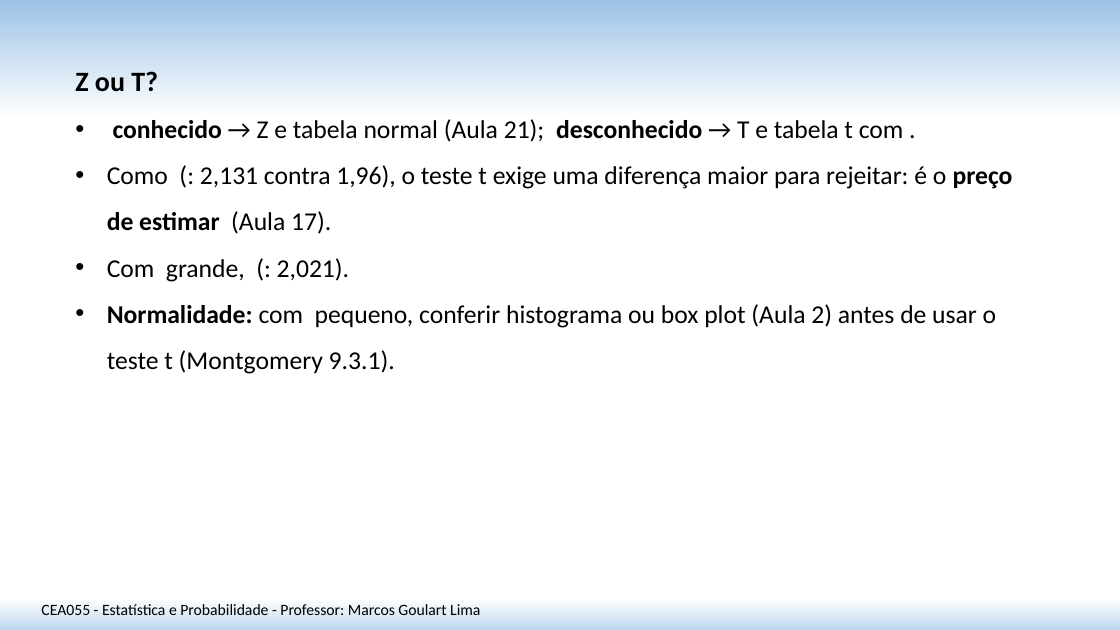
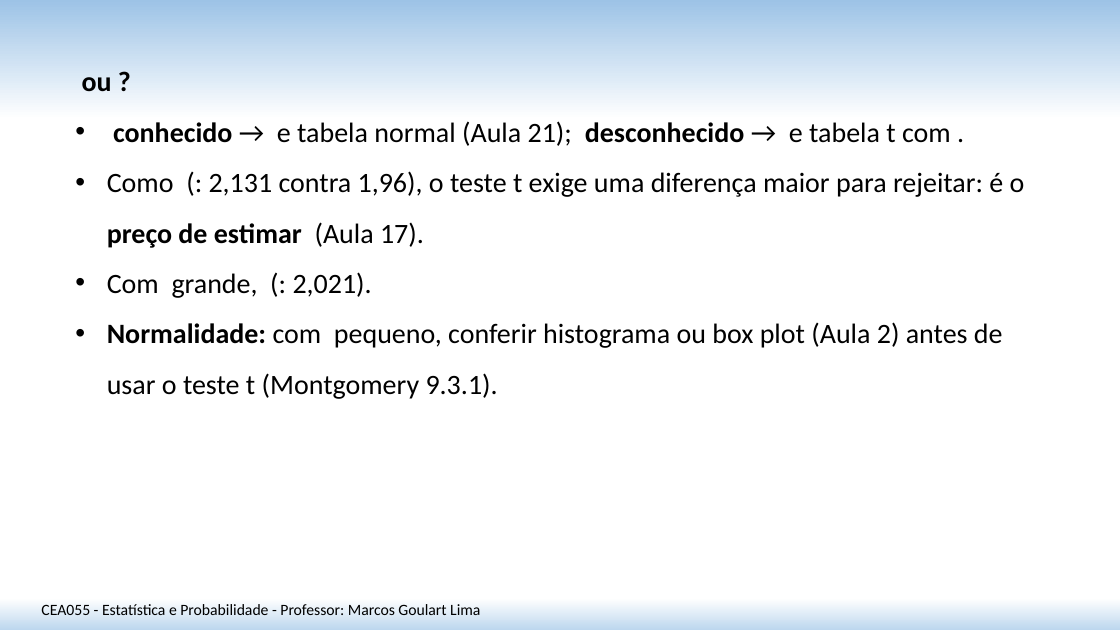
Before and after one commit to matmarcos/minhas-aulas, a slide deck: slide 14 of docs/2026-2/cea055-estatistica-probabilidade/22-teste-hipotese-media-var-desconhecida/arquivos/Aula_22_Teste_Hipotese_Media_Var_Desconhecida_SITE.pptx. Drawn at 1120x630 pixels with LibreOffice and Linux fonts; fonts in the diff are those of the drawing. Boxes give left, top, right and bottom in pixels: in the first picture for what was removed or moved away, otherwise in the second. Text is boxed around its words. In the diff, an @@ line names an element or a change of style, - is before the commit and + after.

```diff
--- a/docs/2026-2/cea055-estatistica-probabilidade/22-teste-hipotese-media-var-desconhecida/arquivos/Aula_22_Teste_Hipotese_Media_Var_Desconhecida_SITE.pptx
+++ b/docs/2026-2/cea055-estatistica-probabilidade/22-teste-hipotese-media-var-desconhecida/arquivos/Aula_22_Teste_Hipotese_Media_Var_Desconhecida_SITE.pptx
@@ text at box(82, 77, 951, 146): text changed; size 22 to 24 pt @@
-Z ou T?
-• conhecido → Z e tabela normal (Aula 21); desconhecido → T e tabela t com .
+ou ?
+• conhecido → e tabela normal (Aula 21); desconhecido → e tabela t com .
@@ text at box(107, 171, 1025, 399): size 22 to 24 pt in "Como (: 2,131 contra 1,96), o teste ...", "Com grande, (: 2,021).", "Normalidade: com pequeno, conferir histograma ou box ..." @@
```
Also in this commit, not shown: 10 other slides changed, 3 other files.
